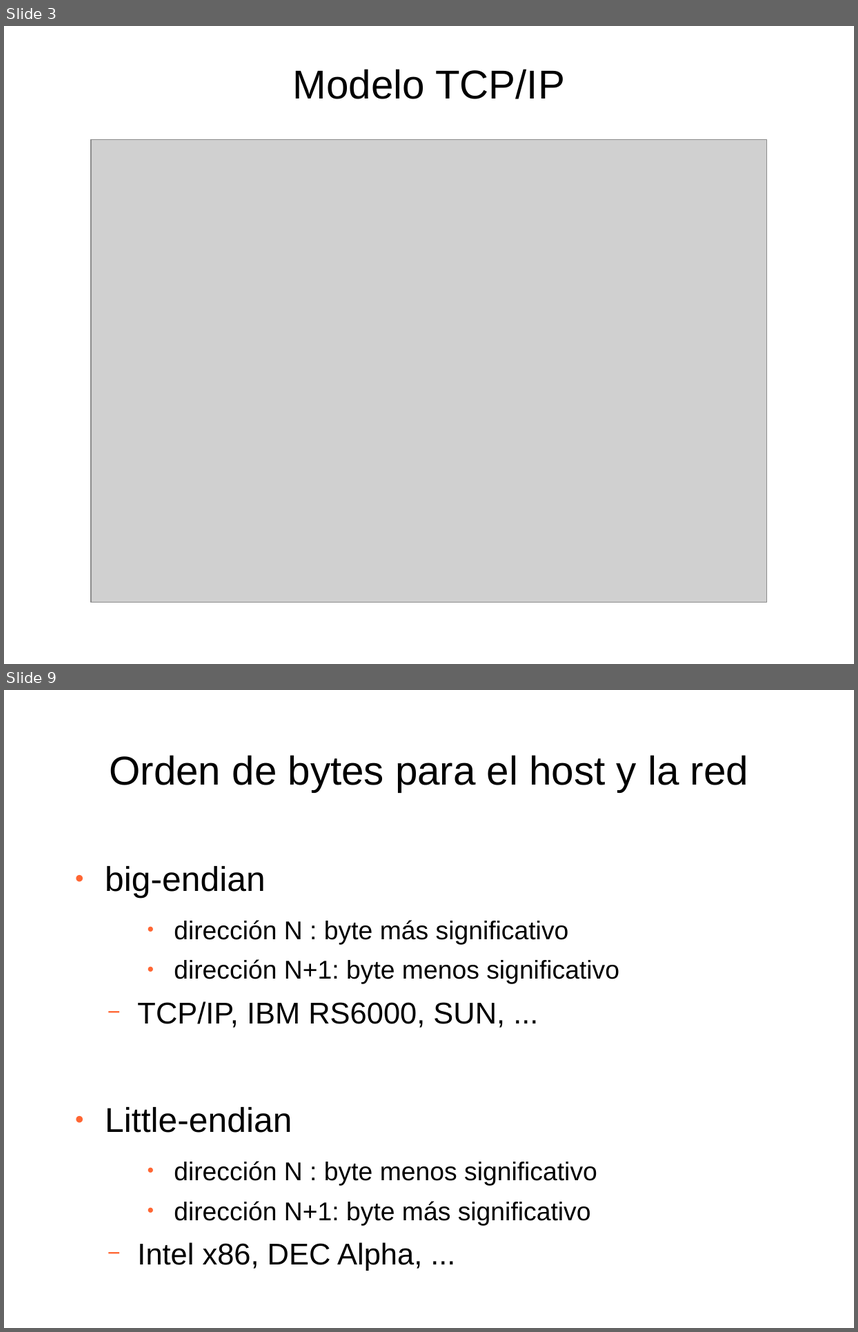
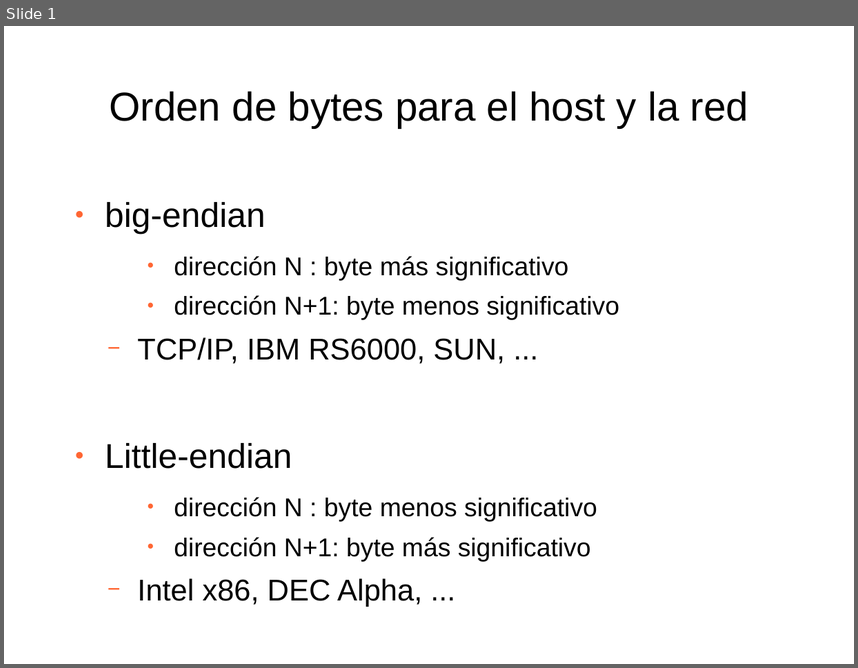
Before and after one commit to ibonelli/info1_presentations, a slide deck: files/clase14/redes_y_sockets.odp. Shown one above the other, each under a label of ours: slides 3 and 9 before the commit, slide 1 after it; the slides between them are not shown. The pictures are 858x1332 and 858x668 pixels, drawn with LibreOffice and Linux fonts; fonts in the diff are those of the drawing; grey boxes stand for pictures. Boxes give left, top, right and bottom in pixels: in the first picture for what was removed or moved away, otherwise in the second. Text is boxed around its words. In the diff, an @@ line names an element or a change of style, - is before the commit and + after.

```diff
--- a/files/clase14/redes_y_sockets.odp
+++ b/files/clase14/redes_y_sockets.odp
@@ slide 3 removed at (x1=4, y1=26, x2=854, y2=664), background #FFFFFF @@
@@ title removed at (x1=293, y1=69, x2=565, y2=99) @@
-Modelo TCP/IP
@@ picture removed at (x1=91, y1=140, x2=766, y2=601) @@
@@ what was slide 9 is now slide 1 @@
```
Also in this commit, not shown: 7 other slides removed, 9 other files.
